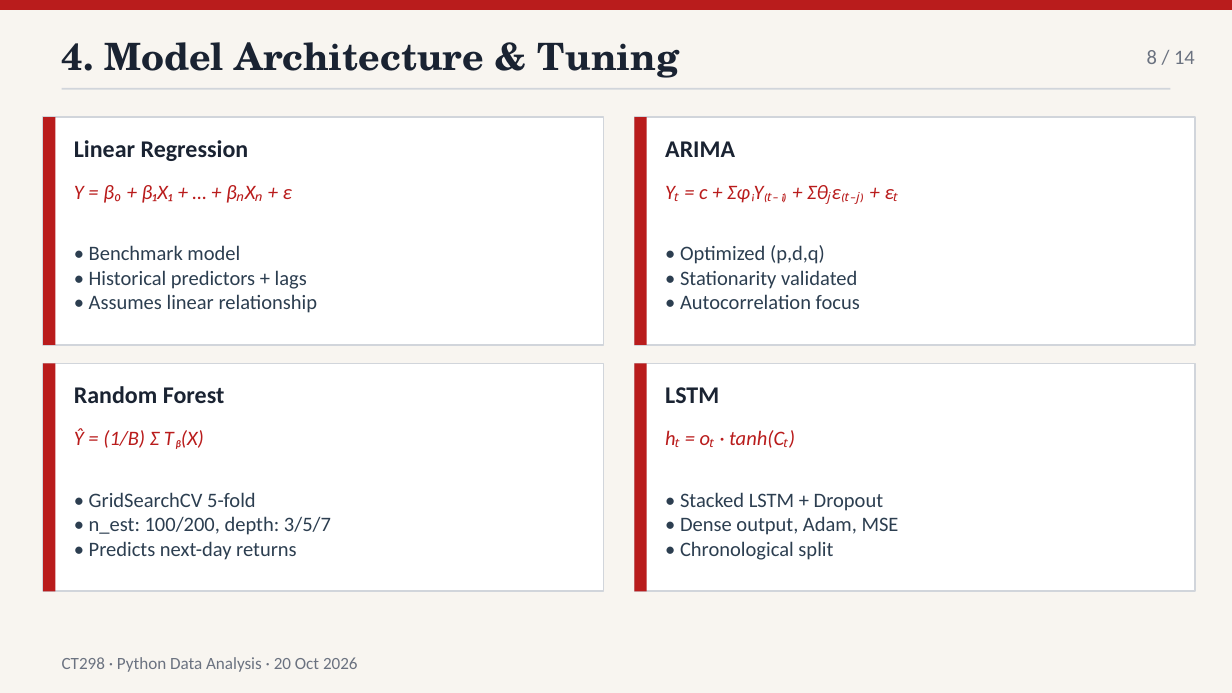
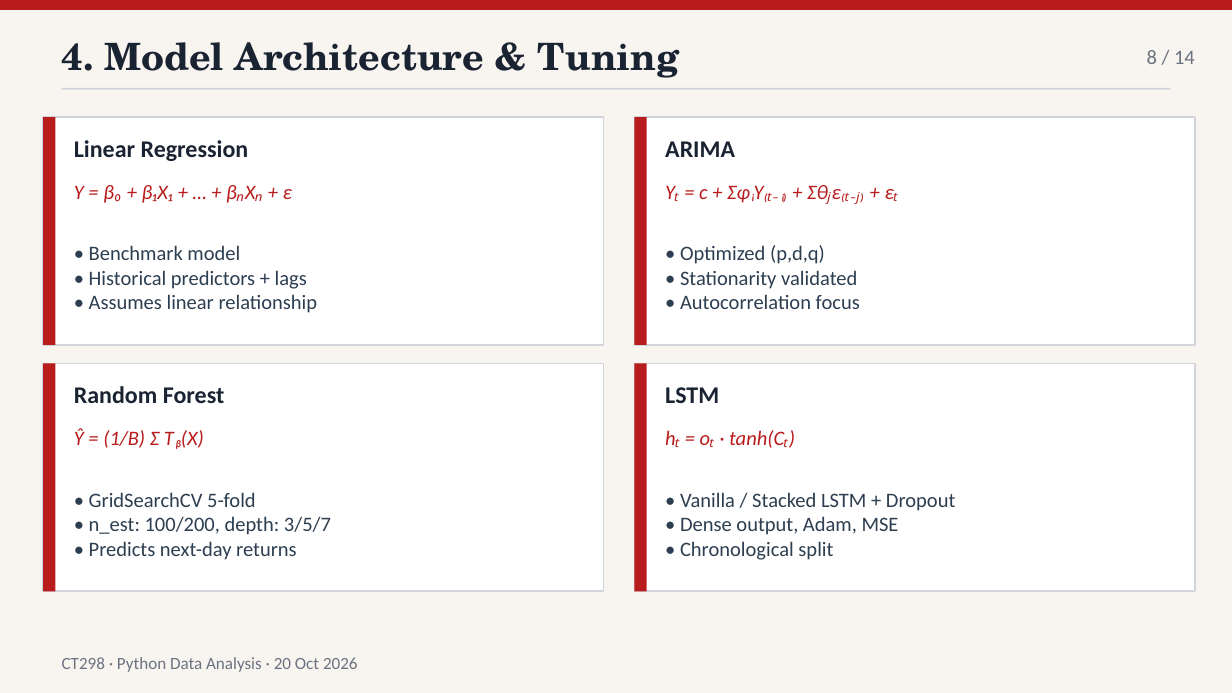
Before and after one commit to Alfred-KU/CT298ProjectDoc, a slide deck: slide 8 of Pricing_Forecast_Assessment_Presentation.pptx. Drawn at 1232x693 pixels with LibreOffice and Linux fonts; fonts in the diff are those of the drawing. Boxes give left, top, right and bottom in pixels: in the first picture for what was removed or moved away, otherwise in the second. Text is boxed around its words. In the diff, an @@ line names an element or a change of style, - is before the commit and + after.

Commit message:
Report and ppt submit

```diff
--- a/Pricing_Forecast_Assessment_Presentation.pptx
+++ b/Pricing_Forecast_Assessment_Presentation.pptx
@@ text at [680, 492, 955, 511]: text changed @@
-• Stacked LSTM + Dropout
+• Vanilla / Stacked LSTM + Dropout
```
Also in this commit, not shown: 1 other file.
